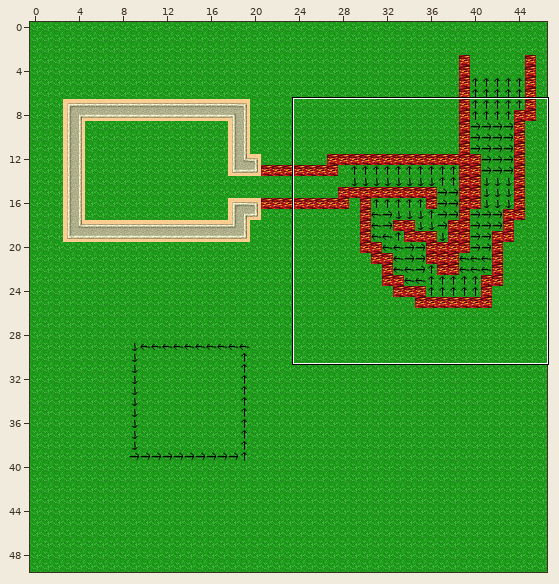
A Tiled map gets an edit: maps/desert2.tmx. Above, an overview of the earlier version with the close-up marked.
Close-up. First the earlier version:
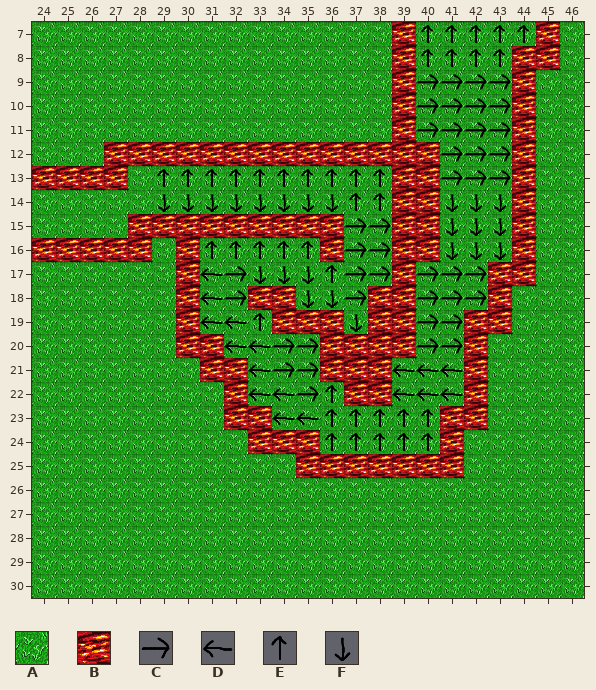
Cells are 32x32 px. Shown: x 24..46, y 7..30.
Key: from "Desert": A 29, B 48, C 58, D 59, E 60, F 61.
_ is an empty cell.
Layer "Ground" before, first column x 24:
 7 AAAAAAAAAAAAAAABAAAAABA
 8 AAAAAAAAAAAAAAABAAAABBA
 9 AAAAAAAAAAAAAAABAAAABAA
10 AAAAAAAAAAAAAAABAAAABAA
11 AAAAAAAAAAAAAAABAAAABAA
12 AAABBBBBBBBBBBBBBAAABAA
13 BBBBAAAAAAAAAAABBAAABAA
14 AAAAAAAAAAAAAAABBAAABAA
15 AAAABBBBBBBBBAABBAAABAA
16 BBBBBABAAAAABAABBAAABAA
17 AAAAAABAAAAAAAABAAABBAA
18 AAAAAABAABBAAABBAAABAAA
19 AAAAAABAAABBBABBAABBAAA
20 AAAAAABBAAAABBBBAABAAAA
21 AAAAAAABBAAABBBAAABAAAA
22 AAAAAAAABAAAABBAAABAAAA
23 AAAAAAAABBAAAAAAABBAAAA
24 AAAAAAAAABBBAAAAABAAAAA
25 AAAAAAAAAAABBBBBBBAAAAA
26 AAAAAAAAAAAAAAAAAAAAAAA
27 AAAAAAAAAAAAAAAAAAAAAAA
28 AAAAAAAAAAAAAAAAAAAAAAA
29 AAAAAAAAAAAAAAAAAAAAAAA
30 AAAAAAAAAAAAAAAAAAAAAAA
Layer "Affects" before, first column x 24:
 7 ________________EEEEE__
 8 ________________EEEE___
 9 ________________CCCC___
10 ________________CCCC___
11 ________________CCCC___
12 _________________CCC___
13 _____EEEEEEEEEE__CCC___
14 _____FFFFFFFFEE__FFF___
15 _____________CC__FFF___
16 _______EEEEE_CC__FFF___
17 _______DCFFFECC_CCC____
18 _______DC__FFC__CCC____
19 _______DDE___F__CC_____
20 ________DDCC____CC_____
21 _________DCC___DDD_____
22 _________DDCE__DDD_____
23 __________DDEEEEE______
24 ____________EEEEE______
25 _______________________
26 _______________________
27 _______________________
28 _______________________
29 _______________________
30 _______________________
Now the later version:
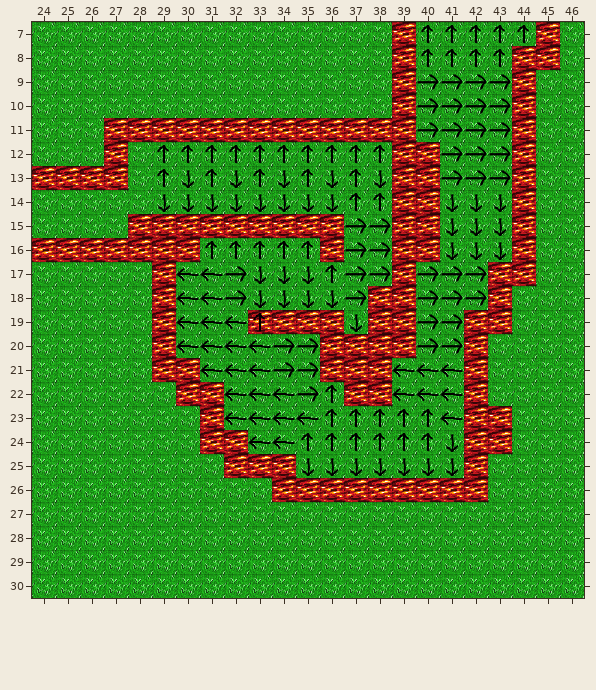
Difference:
Changed rows in their new state; . is an unchanged cell.
Layer "Ground":
first column x 27:
11 BBBBBBBBBBBB
12 .AAAAAAAAAAA
first column x 29:
16 B..............
17 BA.............
18 BA..AA.........
19 BA..B..........
20 BAA............
21 BBAA...........
22 .BBA...........
23 ..BAA.......A.B
24 ..BBAAA.....ABB
25 ...BBBAAAAAAAB.
26 .....BBBBBBBBB.
Layer "Affects":
first column x 29:
12 EEEEEEEEEE
13 .F.F.F.F.F
first column x 30:
17 D...........
18 D..FF.......
19 D...........
20 DD..........
21 .DD.........
22 ..D.........
23 ..DD.......D
24 ...DDE.....F
25 .....FFFFFFF
